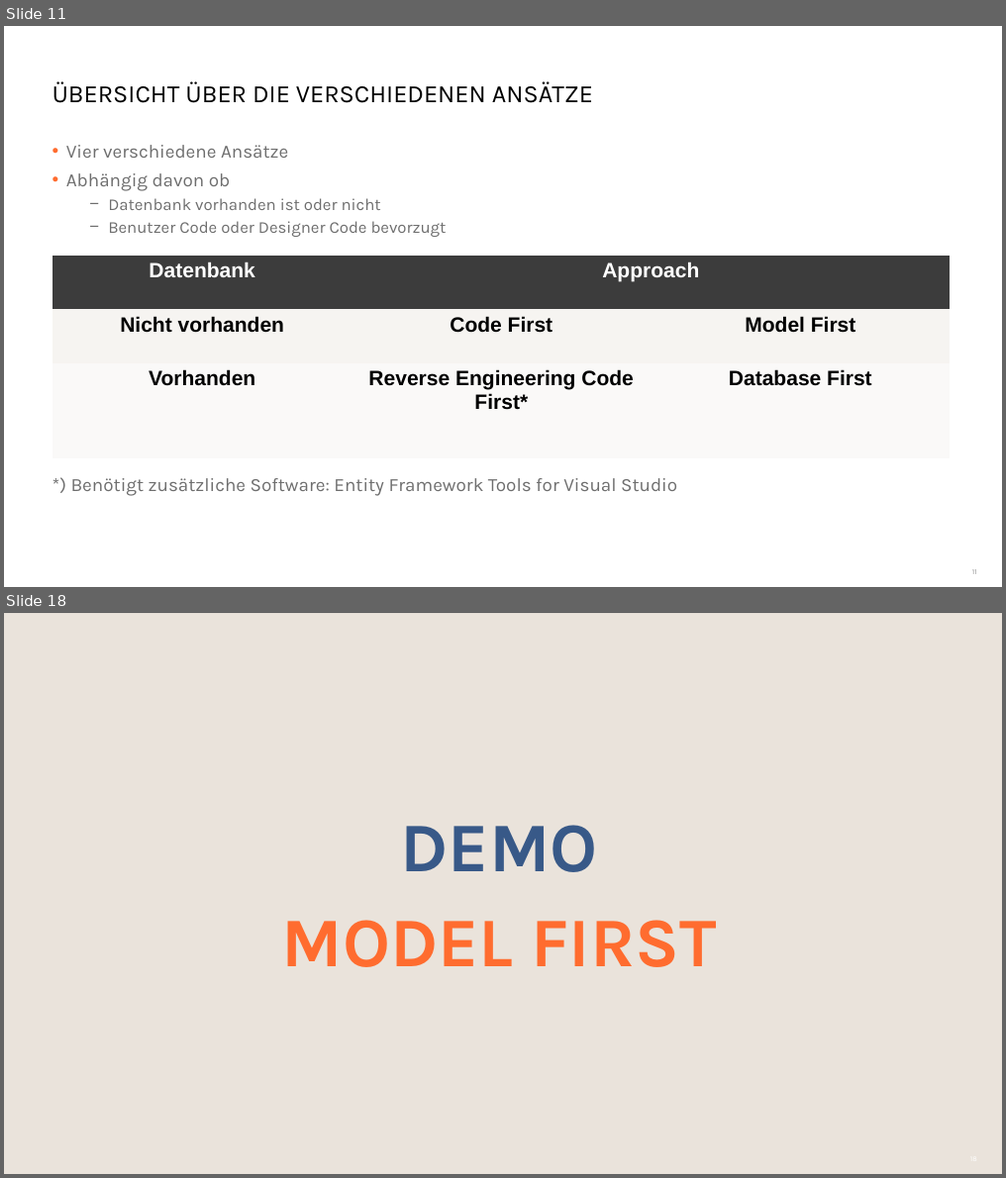
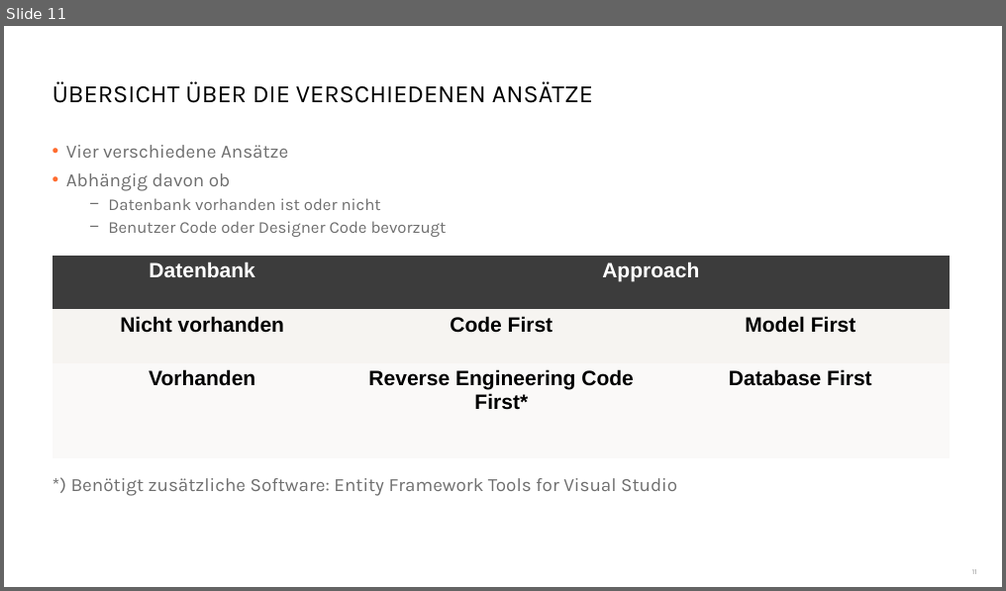
Before and after one commit to danielbeckmann/DotNETJumpStart, a slide deck: 03. Entity Framework/Entity Framework.pptx. Shown one above the other, each under a label of ours: slides 11 and 18 before the commit, slide 11 after it; the slides between them are not shown. The pictures are 1006x1178 and 1006x591 pixels, drawn with LibreOffice and Linux fonts; fonts in the diff are those of the drawing; background and template pictures are left out. Boxes give left, top, right and bottom in pixels: in the first picture for what was removed or moved away, otherwise in the second. Text is boxed around its words. In the diff, an @@ line names an element or a change of style, - is before the commit and + after.

```diff
--- a/03. Entity Framework/Entity Framework.pptx
+++ b/03. Entity Framework/Entity Framework.pptx
@@ slide 18 removed at bbox=[4, 613, 1002, 1174], background #EAE3DB @@
@@ title removed at bbox=[401, 825, 598, 872] @@
-DEMO
@@ subtitle removed at bbox=[282, 920, 716, 967] @@
-MODEL FIRST
```
Also in this commit, not shown: 6 slides changed, 15 other slides removed.
